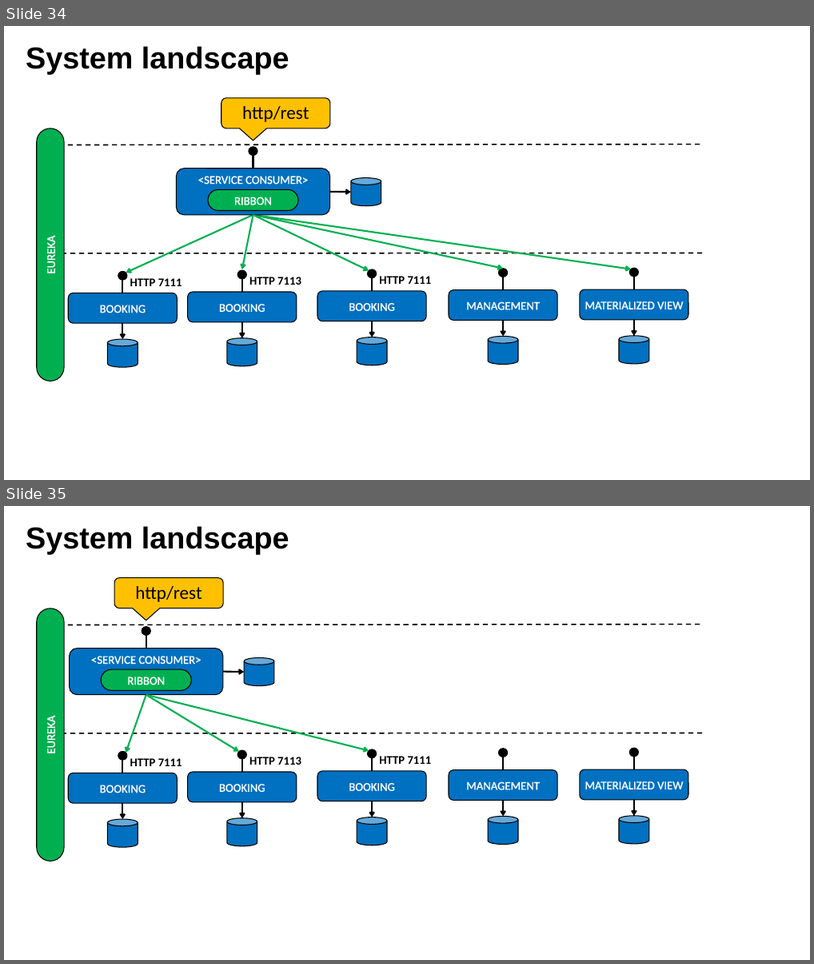
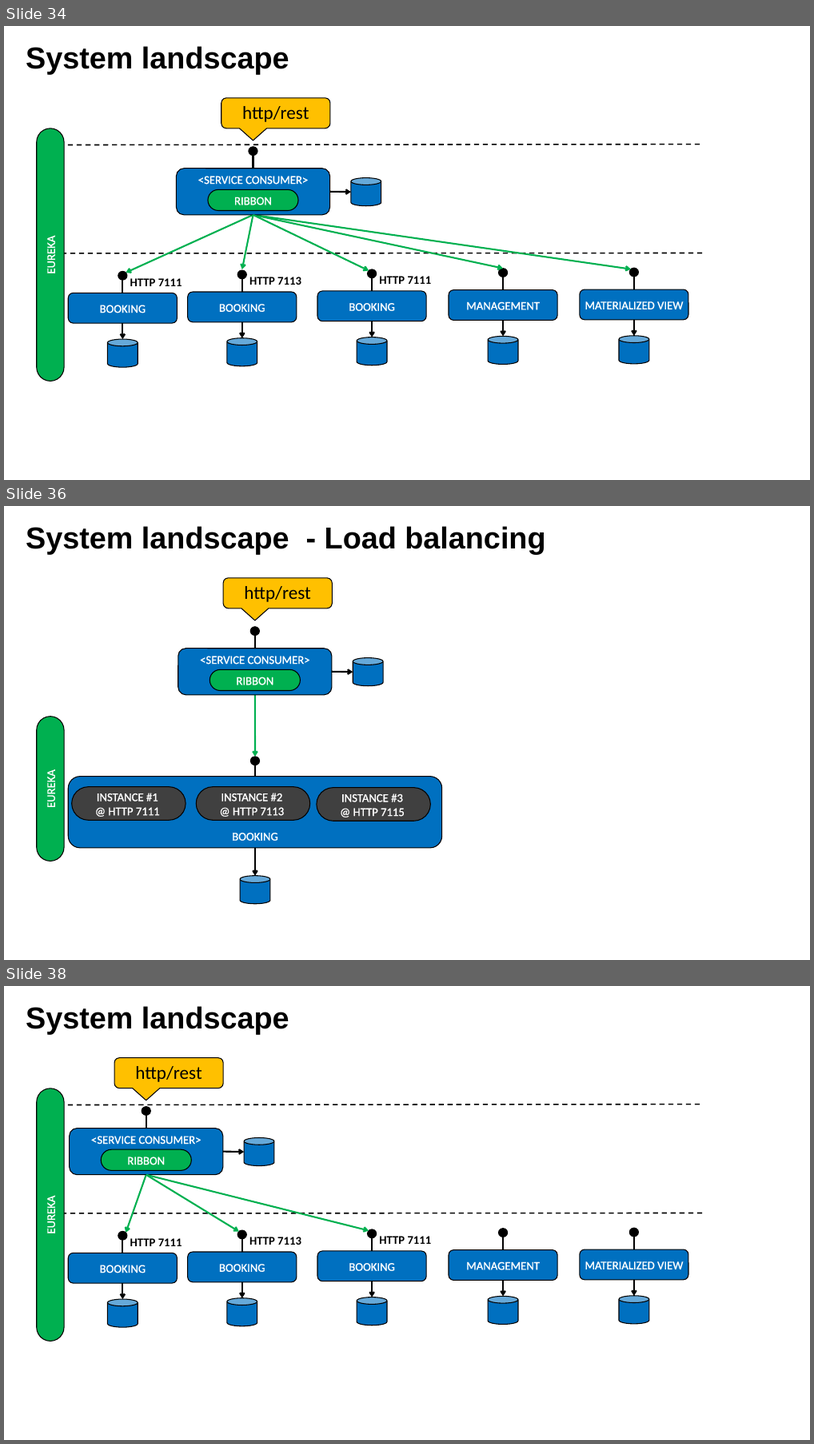
Before and after one commit to lbennardis/microS_code2016_DOCS, a slide deck: luigiBennardisMicroservices.pptx. Shown one above the other, each under a label of ours: slides 34 and 35 before the commit, slides 34, 36 and 38 after it; the slides between them are not shown. The pictures are 814x964 and 814x1444 pixels, drawn with LibreOffice and Linux fonts; fonts in the diff are those of the drawing; background and template pictures are left out. Boxes give left, top, right and bottom in pixels: in the first picture for what was removed or moved away, otherwise in the second. Text is boxed around its words. In the diff, an @@ line names an element or a change of style, - is before the commit and + after.

```diff
--- a/luigiBennardisMicroservices.pptx
+++ b/luigiBennardisMicroservices.pptx
@@ slide 36 added at (4, 506, 810, 960), background picture (left out) @@
@@ title added at (26, 526, 546, 554), 72 pt, text #000000, bold @@
+System landscape - Load balancing
@@ rounded speech box added at (223, 578, 332, 608), fill #FFC000, outline #000000 2 pt, 44 pt, text #000000 @@
+http/rest
@@ rounded rectangle added at (210, 669, 300, 691), fill #00B050, outline #000000 2 pt, 28 pt, text #FFFFFF @@
+RIBBON
@@ group added at (178, 627, 383, 695): 1 rounded rectangle, 1 line, 1 ellipse, 1 cylinder, 1 arrow @@
+<SERVICE CONSUMER>
@@ arrow added from (255, 695) to (255, 756), #00B050 4 pt @@
@@ rounded rectangle added at (37, 716, 64, 861), fill #00B050, outline #000000 2 pt, 28 pt, text #FFFFFF @@
+EUREKA
@@ ellipse added at (250, 756, 260, 765), fill #000000, outline #000000 2 pt @@
@@ line added from (255, 776) to (255, 765), #000000 4 pt @@
@@ rounded rectangle added at (68, 776, 442, 848), fill #0070C0, outline #000000 2 pt, 28 pt, text #FFFFFF @@
+BOOKING
@@ rounded rectangle added at (72, 787, 186, 820), fill #404040, outline #000000 2 pt, 28 pt, text #FFFFFF @@
+INSTANCE #1
+@ HTTP 7111
@@ rounded rectangle added at (196, 787, 310, 820), fill #404040, outline #000000 2 pt, 28 pt, text #FFFFFF @@
+INSTANCE #2
+@ HTTP 7113
@@ rounded rectangle added at (317, 787, 430, 820), fill #404040, outline #000000 2 pt, 28 pt, text #FFFFFF @@
+INSTANCE #3
+@ HTTP 7115
@@ arrow added from (255, 848) to (255, 875), #000000 4 pt @@
@@ cylinder added at (240, 875, 270, 904), fill #0070C0, outline #000000 2 pt @@
@@ what was slide 35 is now slide 38 @@
```
Also in this commit, not shown: 8 slides changed, 3 other slides added, 1 slide removed.
